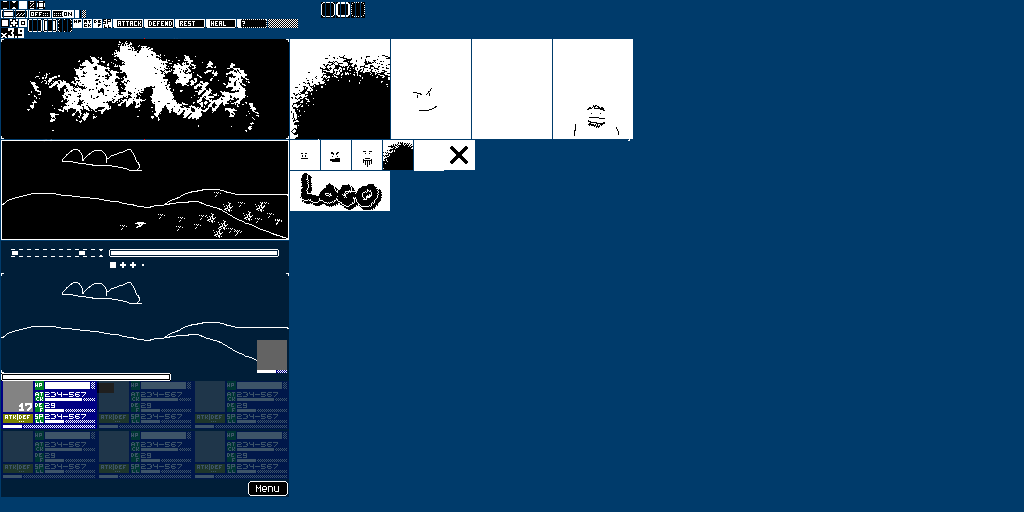
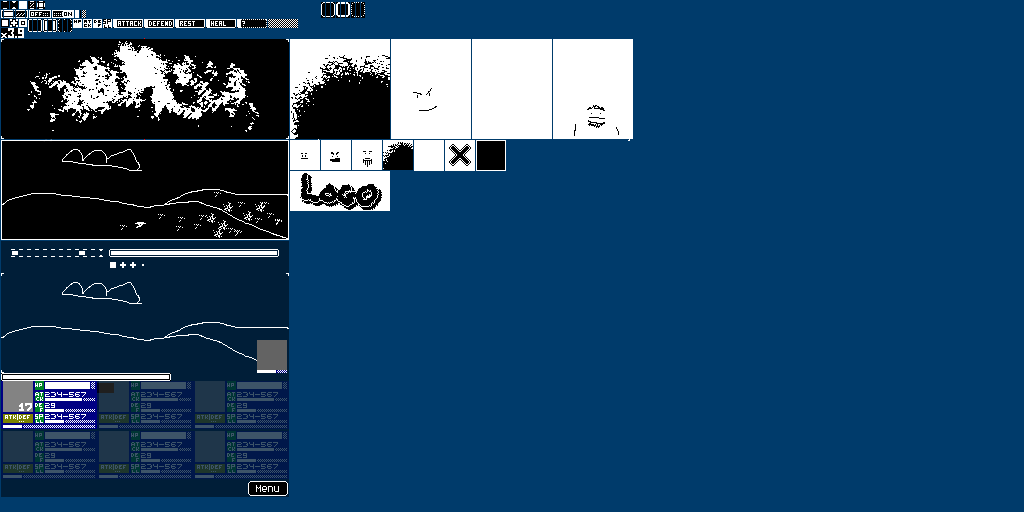
Layered file, before and after one edit (1024×512). Changes by layer:
painted on "sprites.png" over box(43, 37, 506, 171)
